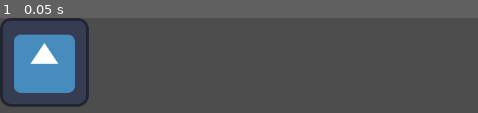
Above: before the commit, frame 1.
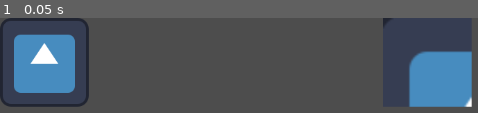
Above: after the commit, the same moment.

Repository: lichen63/godot-tests
Game: Godot game, scene res://main.tscn
Two runs of this game, one before a commit and one after it. Both use one fixed random seed, a clock stepped at 60 frames per second and the inputs below. The project has no main scene, so this scene is started directly. The engine's default icon, where the game draws it, is replaced by a stand-in: a white triangle on a blue panel in a dark square.
Inputs:
- Up to frame 1 (0.05 s): no input

The runs differ from the first frame. In frame 1, 7.8% of the frame differs, in the area x 80-99%, y 0-94%.

Commit message:
update image blit_rect

Diff:
--- a/image-blit-rect/main.gd
+++ b/image-blit-rect/main.gd
@@ -7,9 +7,7 @@
     var src_texture = texture_src.texture
     var image = src_texture.get_image()
     var rect = Rect2(5, 5, 50, 50)
-    var cropped_image = Image.new()
-    cropped_image.create(rect.size.x, rect.size.y, false, image.get_format())
+    var cropped_image = Image.create_empty(rect.size.x, rect.size.y, false, image.get_format())
     cropped_image.blit_rect(image, rect, Vector2.ZERO)
-    var cropped_texture = ImageTexture.new()
-    cropped_texture.create_from_image(cropped_image)
+    var cropped_texture = ImageTexture.create_from_image(cropped_image)
     texture_dst.texture = cropped_texture
--- a/image-blit-rect/main.tscn
+++ b/image-blit-rect/main.tscn
@@ -20,6 +20,6 @@
 
 [node name="TextureRectDst" type="TextureRect" parent="."]
 layout_mode = 0
-offset_right = 40.0
-offset_bottom = 40.0
-texture = ExtResource("1_spuqk")
+offset_left = 552.0
+offset_right = 680.0
+offset_bottom = 128.0
